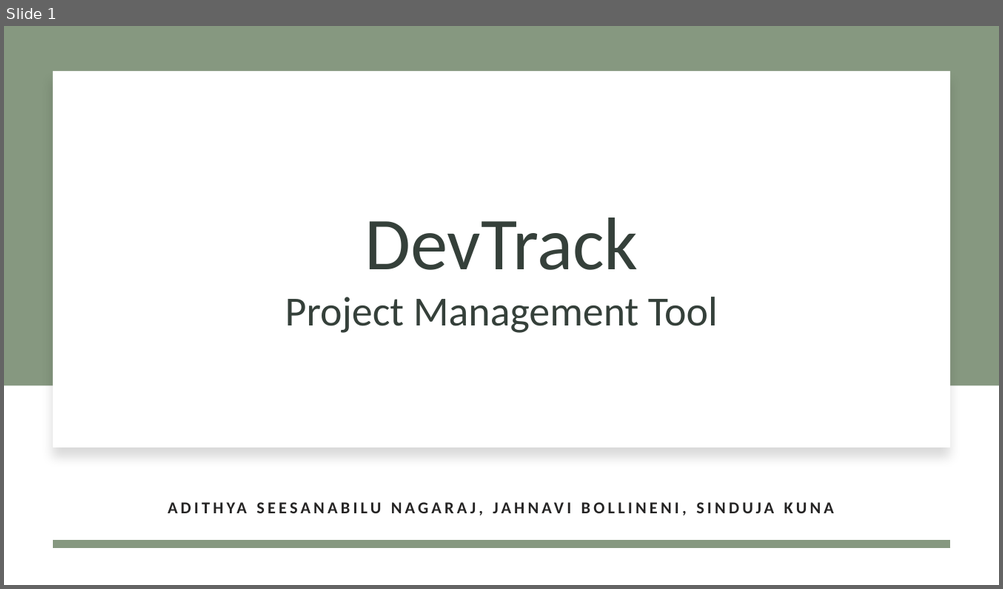
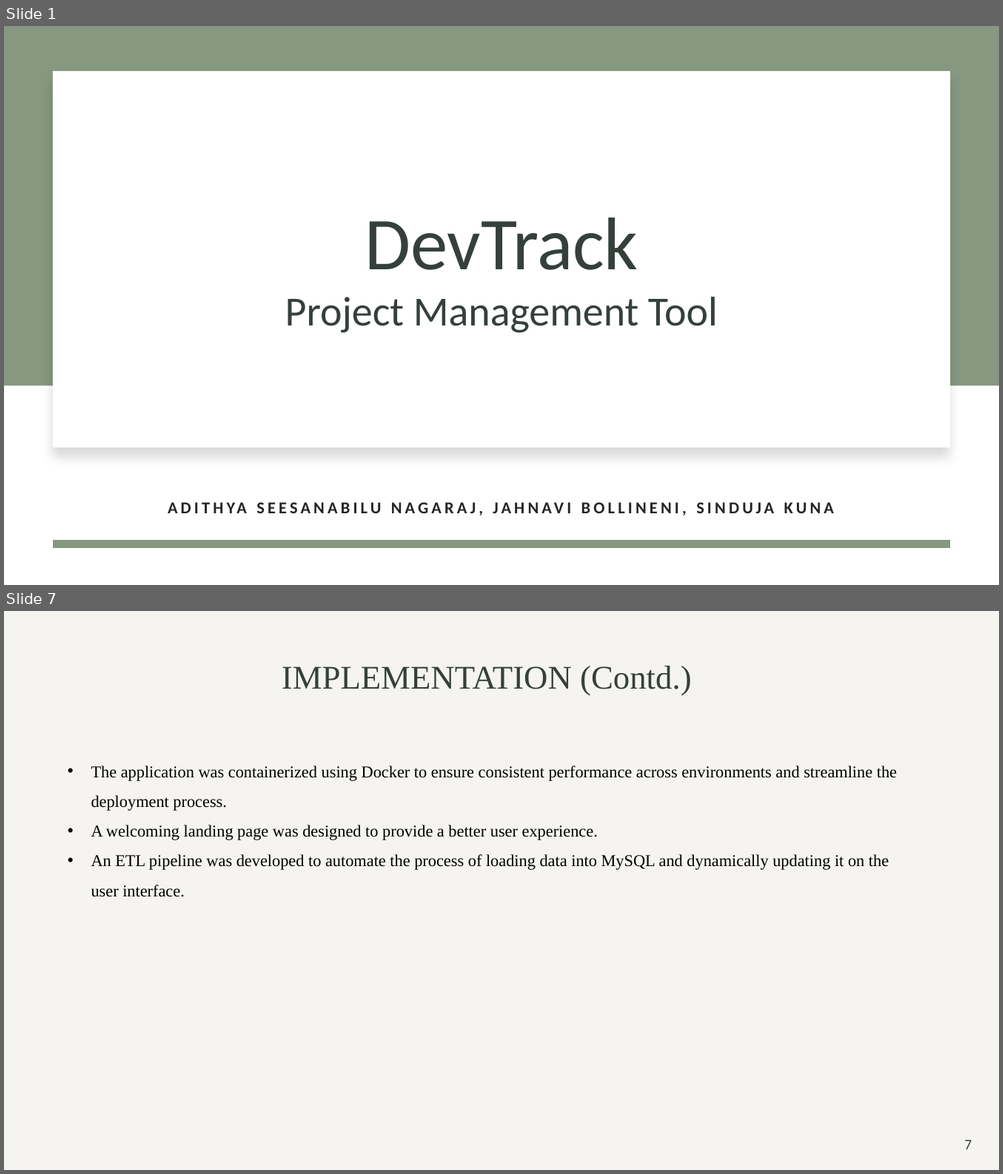
Before and after one commit to jahnavib26/DevTrack, a slide deck: ACS560 - SE Project Presentation.pptx. Shown one above the other, each under a label of ours: slide 1 before the commit, slides 1 and 7 after it; the slides between them are not shown. The pictures are 1003x589 and 1003x1174 pixels, drawn with LibreOffice and Linux fonts; fonts in the diff are those of the drawing. Boxes give left, top, right and bottom in pixels: in the first picture for what was removed or moved away, otherwise in the second. Text is boxed around its words. In the diff, an @@ line names an element or a change of style, - is before the commit and + after.

```diff
--- a/ACS560 - SE Project Presentation.pptx
+++ b/ACS560 - SE Project Presentation.pptx
@@ slide 7 added at (4,611,999,1170), background #FFFFFF @@
@@ rectangle added at (4,611,999,1170), fill #C0B7A5 at 15% opacity @@
@@ title added at (282,666,691,696), 32 pt, text #35403A @@
+IMPLEMENTATION (Contd.)
@@ text added at (91,766,896,897), 16 pt, text #000000 @@
+• The application was containerized using Docker to ensure consistent performance across environments and streamline the deployment process.
+• A welcoming landing page was designed to provide a better user experience.
+• An ETL pipeline was developed to automate the process of loading data into MySQL and dynamically updating it on the user interface.
@@ page number added at (964,1140,971,1150), 14 pt, text #35403A @@
+7
```
Also in this commit, not shown: 1 slide changed, 8 other slides added, 1 other file.
